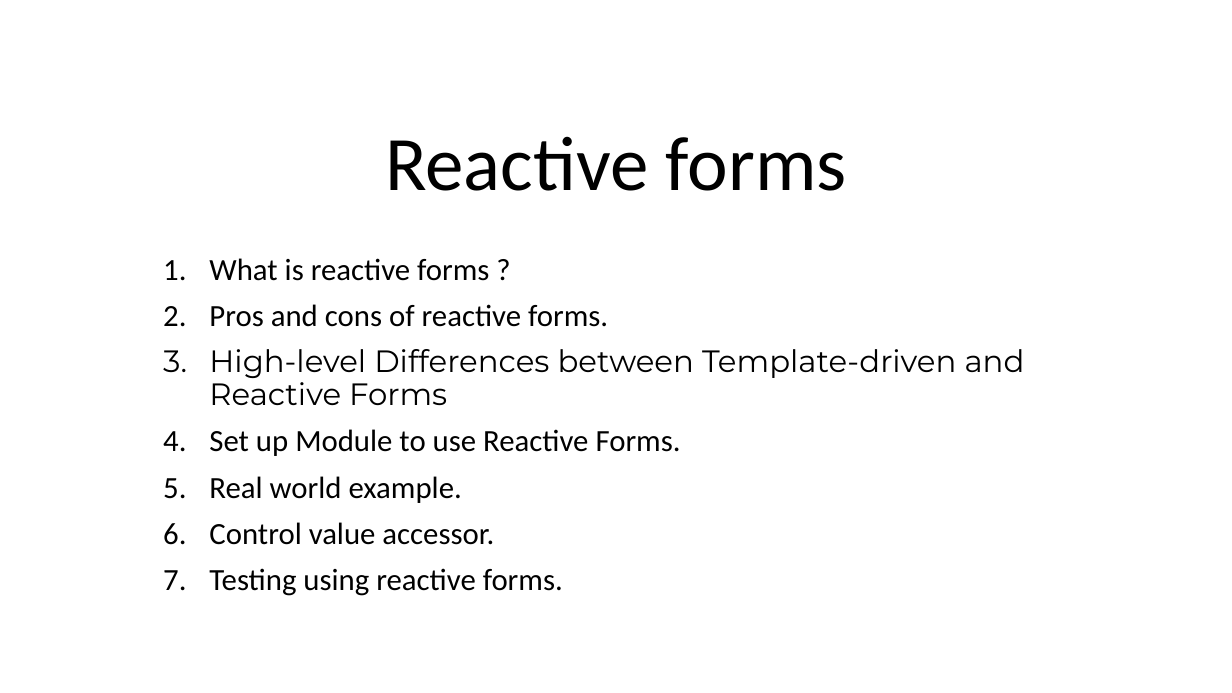
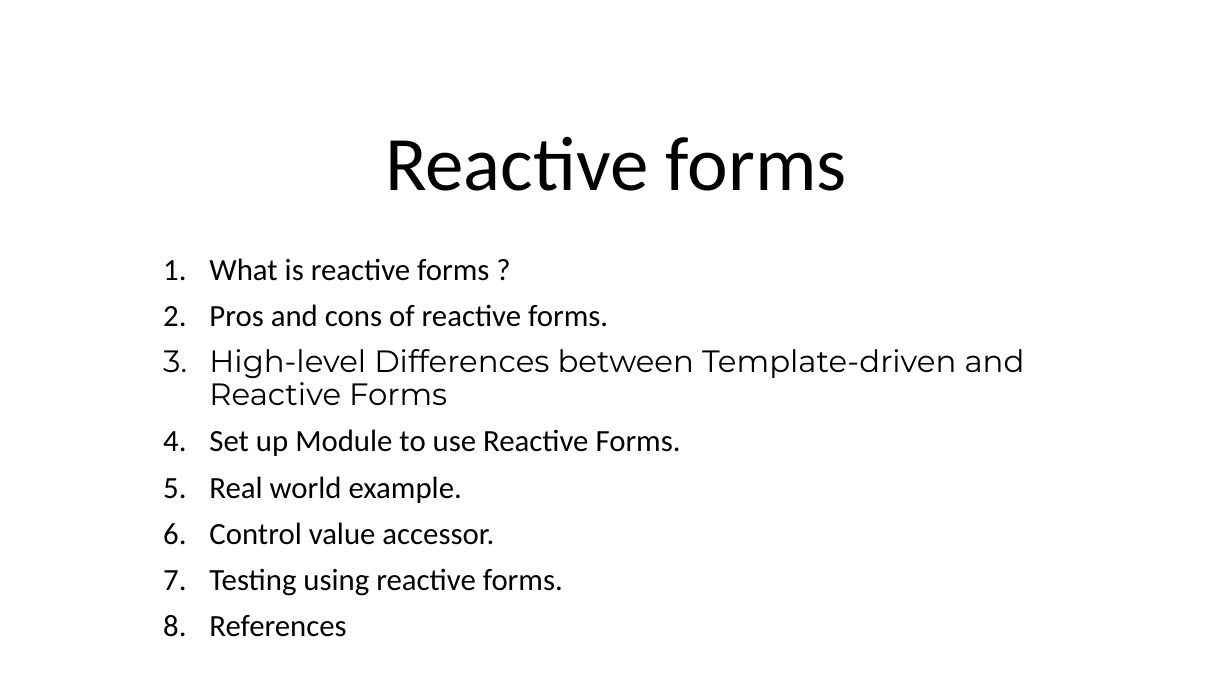
Before and after one commit to skuchhadiya/ReactiveFormsDemo, a slide deck: slide 1 of Presentation Reactive forms.pptx. Drawn at 1232x693 pixels with LibreOffice and Linux fonts; fonts in the diff are those of the drawing. Boxes give left, top, right and bottom in pixels: in the first picture for what was removed or moved away, otherwise in the second. Text is boxed around its words. In the diff, an @@ line names an element or a change of style, - is before the commit and + after.

```diff
--- a/Presentation Reactive forms.pptx
+++ b/Presentation Reactive forms.pptx
@@ subtitle at <box>209,615,346,637</box>: paragraph added @@
+8. References
```
Also in this commit, not shown: 1 slide added, 3 other files.
